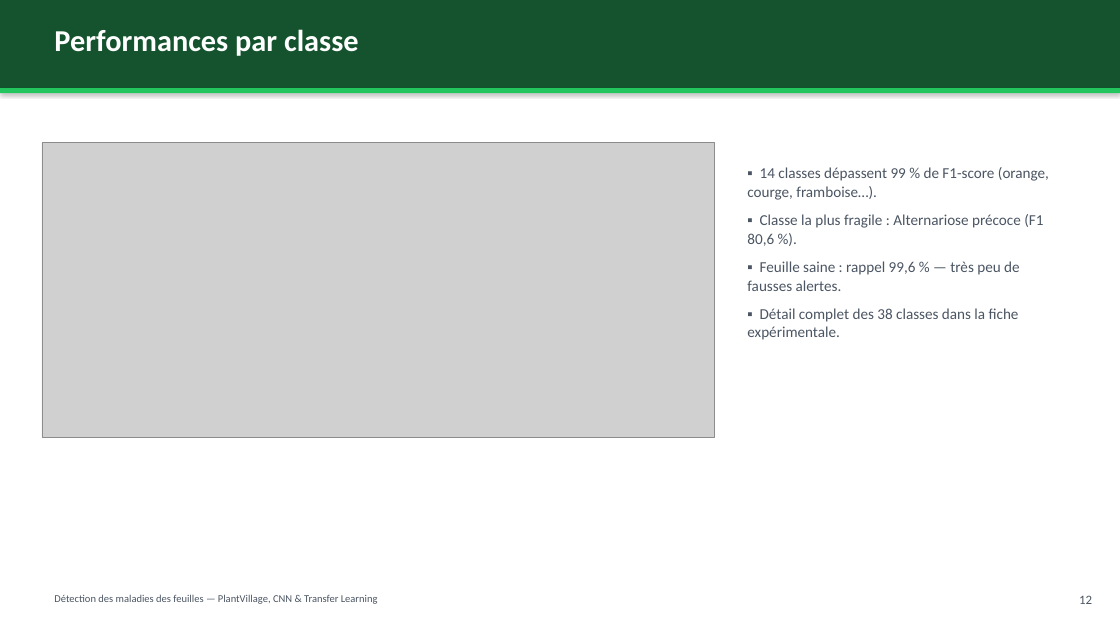
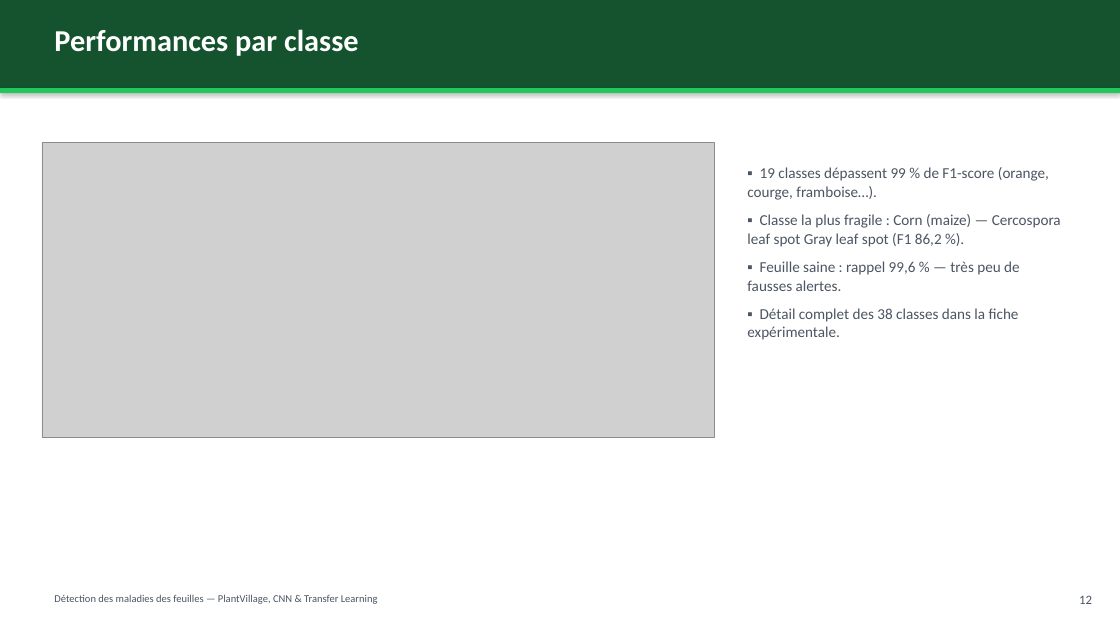
Before and after one commit to Haitam-Elouali/DeepLearning, a slide deck: slide 13 of docs/presentation/presentation_soutenance.pptx. Drawn at 1120x630 pixels with LibreOffice and Linux fonts; fonts in the diff are those of the drawing; grey boxes stand for pictures. Boxes give left, top, right and bottom in pixels: in the first picture for what was removed or moved away, otherwise in the second. Text is boxed around its words. In the diff, an @@ line names an element or a change of style, - is before the commit and + after.

Commit message:
Corriger le split, unifier le preprocessing et fiabiliser les livrables
- prepare_data.py : objectifs du decoupage calcules sur le nombre reel
  d'images (et non sur le nombre de groupes de doublons), affectation au
  deficit relatif, proportions obtenues et classes rares documentees dans
  le manifeste. Decoupage regenere : 37 999 / 8 153 / 8 153 (69,97 / 15,01 /
  15,01 %), doublons exacts jamais separes.
- download_dataset.py : verification des 38 classes (et non de la premiere),
  classes manquantes listees, dataset incomplet refuse.
- train.py + utils/preprocessing.py : un seul pretraitement (Pillow) partage
  par l'entrainement, la validation, le test et l'inference ; chargement par
  chemins de fichiers, data augmentation reservee au train.
- evaluate.py : deux matrices de confusion (effectifs, pourcentage) en 300 dpi
  avec classes lisibles ; results/confusion_matrix_normalized.png ajoute.
- Noms du projet generalises : PlantDiseaseClassifier, modele
  mobilenetv2_plantvillage, journal et interface (38 classes, 14 cultures).
- tests/test_dataset.py : total, effectifs, proportions, absence de doublons
  entre ensembles, reproductibilite, controle des 38 classes.
- tests/test_pipeline.py : comparaison image par image avec le pretraitement
  d'inference sur des images a motifs et degrades.
- README, fiche experimentale, rapport et diaporama alignes sur les
  nouvelles mesures (accuracy 97,90 %, F1 macro 97,44 %, 171 erreurs).

```diff
--- a/docs/presentation/presentation_soutenance.pptx
+++ b/docs/presentation/presentation_soutenance.pptx
@@ text at [747,167,1061,247]: text changed @@
-▪ 14 classes dépassent 99 % de F1-score (orange, courge, framboise…).
-▪ Classe la plus fragile : Alternariose précoce (F1 80,6 %).
+▪ 19 classes dépassent 99 % de F1-score (orange, courge, framboise…).
+▪ Classe la plus fragile : Corn (maize) — Cercospora leaf spot Gray leaf spot (F1 86,2 %).
```
Also in this commit, not shown: 7 other slides changed, 31 other files.
